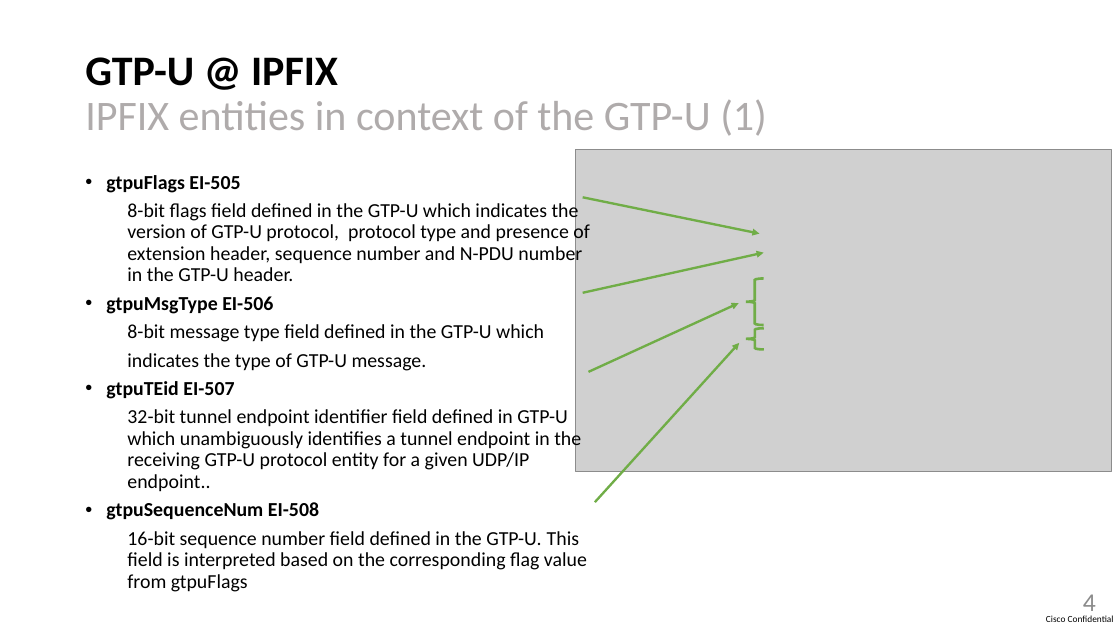
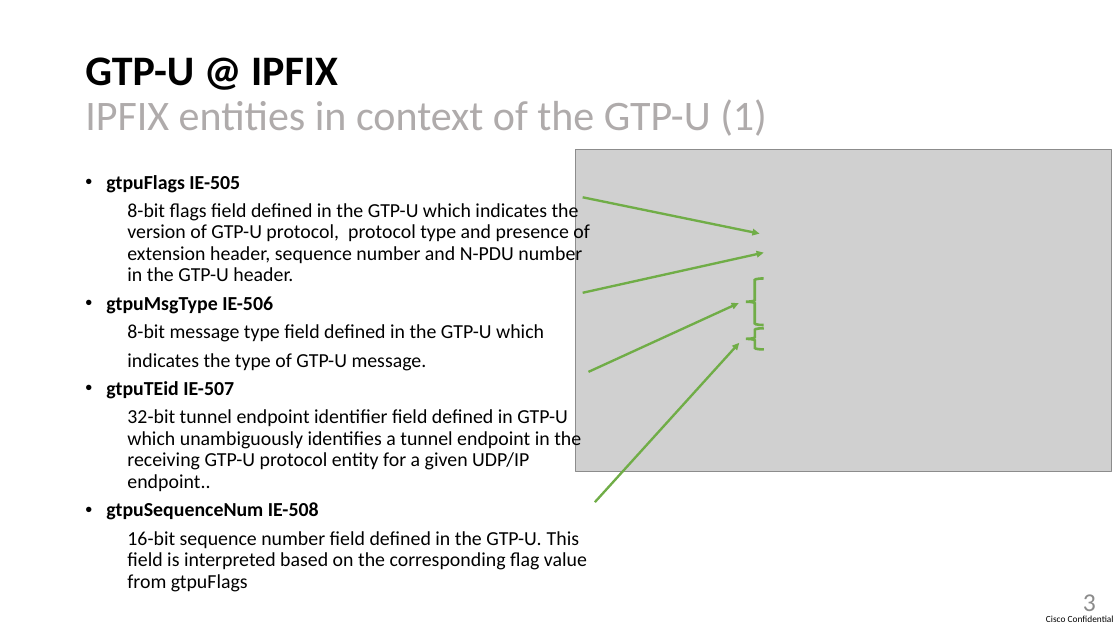
Before and after one commit to sriragop/draft-voyersriram-opsawg-ipfix-gtpu, a slide deck: slide 3 of draft-ietf-opsawg-ipfix-gtpu-00.pptx (slide 4 before the commit). Drawn at 1120x630 pixels with LibreOffice and Linux fonts; fonts in the diff are those of the drawing; grey boxes stand for pictures. Boxes give left, top, right and bottom in pixels: in the first picture for what was removed or moved away, otherwise in the second. Text is boxed around its words. In the diff, an @@ line names an element or a change of style, - is before the commit and + after.

```diff
--- a/draft-ietf-opsawg-ipfix-gtpu-00.pptx
+++ b/draft-ietf-opsawg-ipfix-gtpu-00.pptx
@@ text at [106,175,240,193]: text changed @@
-• gtpuFlags EI-505
+• gtpuFlags IE-505
@@ text at [106,296,273,314]: text changed @@
-• gtpuMsgType EI-506
+• gtpuMsgType IE-506
@@ text at [106,381,234,399]: text changed @@
-• gtpuTEid EI-507
+• gtpuTEid IE-507
@@ text at [106,502,319,520]: text changed @@
-• gtpuSequenceNum EI-508
+• gtpuSequenceNum IE-508
@@ page number at [1083,594,1096,617]: text changed @@
-4
+3
```
Also in this commit, not shown: 3 other slides changed, 3 slides removed, 1 other file.
